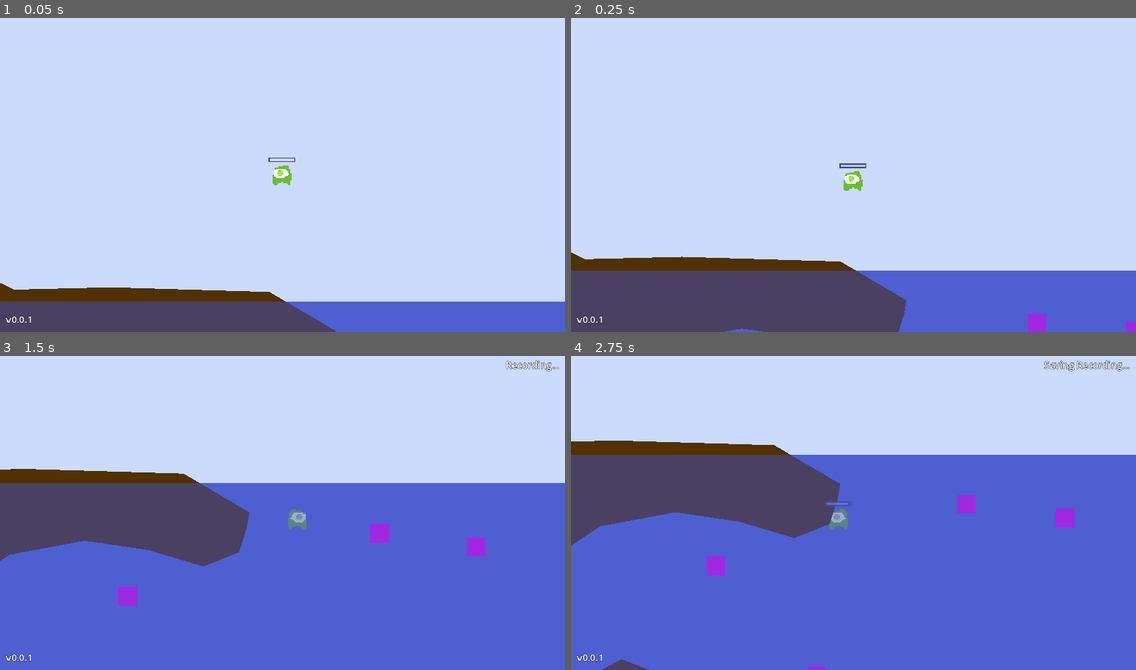
Above: before the commit, frames 1-4 (two rows, left to right).
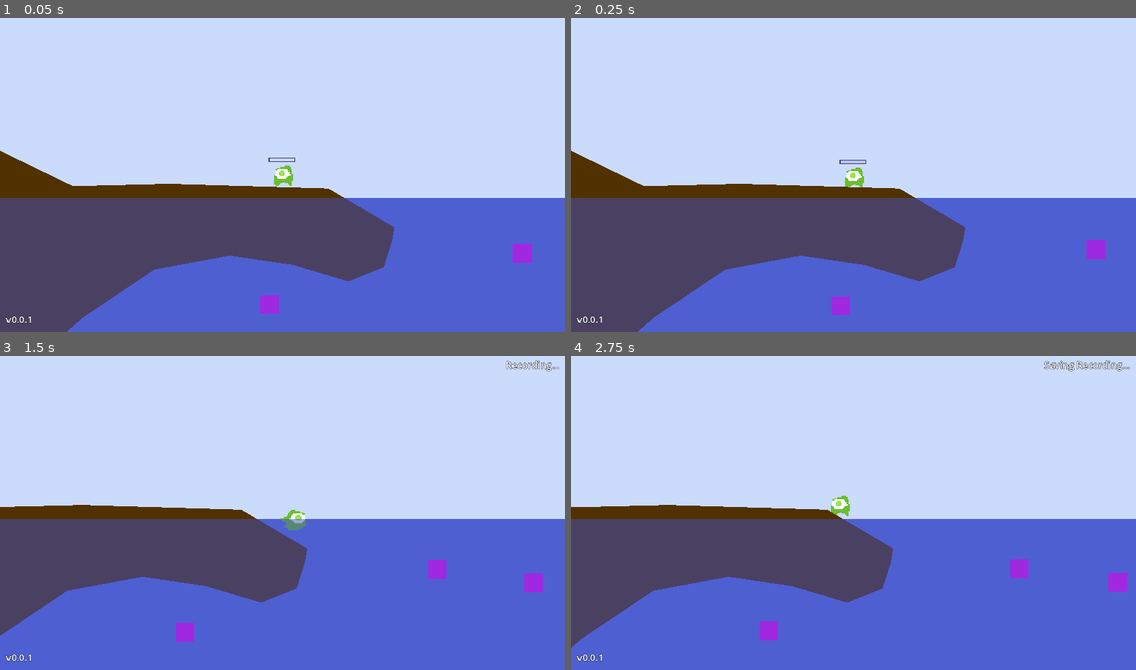
Above: after the commit, the same moments.

Repository: maggardJosh/ld55
Game: Godot game, scene res://main.tscn
Same seed, same stepped clock (60 frames per second), same inputs: the game is played once before the commit and once after it.
Inputs (mouse positions are in pixels of both pictures, inside the frame that each line leads up to):
- Up to frame 1 (0.05 s): no input
- Up to frame 2 (0.25 s): no input
- Up to frame 3 (1.5 s): move the mouse to (406, 494) at 0.52 s; hold D (move_right) 0.53-1.25 s; tap R (Record) at 0.6 s; click (406, 494) at 0.67 s; tap Space (jump) at 0.77 s; drag from (169, 525) to (310, 519) at 1.27 s
- Up to frame 4 (2.75 s): move the mouse to (910, 440) at 2.02 s; hold A (move_left) from 2.03 s (still down); tap R (Record) at 2.1 s

The runs differ from the first frame. In frame 1, 40% of the frame differs, in the area x 0-100%, y 42-100%; in frame 2, 34%; in frame 3, 22%; in frame 4, 35%.

Commit message:
quick swim anim

Diff:
--- a/main.tscn
+++ b/main.tscn
@@ -38,10 +38,10 @@
 [node name="Main" type="Node2D"]
 
 [node name="SpawnPoint" type="Marker2D" parent="."]
-position = Vector2(-124, -36)
+position = Vector2(-124, -22)
 
 [node name="Player" parent="." node_paths=PackedStringArray("spawn_point") instance=ExtResource("1_rotku")]
-position = Vector2(-74, -109)
+position = Vector2(-124, -21)
 spawn_point = NodePath("../SpawnPoint")
 
 [node name="Biomes" type="Node2D" parent="."]
--- a/player.gd
+++ b/player.gd
@@ -2,7 +2,7 @@
 extends CharacterBody2D
 
 @export var spawn_point: Marker2D
-
+@export var swim_rotation_speed: float = 5;
 
 @export_group("Physics")
 @export_subgroup("Air")
@@ -25,12 +25,14 @@
 @onready var sprite: Sprite2D = %Sprite
 @onready var float_component: FloatComponent = $FloatComponent
 @onready var oxygen_component: OxygenComponent = $OxygenComponent
+@onready var animation_player: AnimationPlayer = $AnimationPlayer
 
 
 var gravity = ProjectSettings.get_setting("physics/2d/default_gravity")
 var is_in_water: bool = false
 
 func enter_water():
+	animation_player.play("swim")
 	float_component.set_in_water(true)
 	motion_mode = CharacterBody2D.MOTION_MODE_FLOATING
 	floor_constant_speed = false
@@ -41,6 +43,12 @@
 		velocity.y *= .5
 
 func exit_water():
+	if sprite.scale.x == 1:
+		swim_target_angle = -PI
+		swim_angle = -PI
+	else:
+		swim_target_angle = 0
+		swim_angle = 0
 	float_component.set_in_water(false)
 	motion_mode = CharacterBody2D.MOTION_MODE_GROUNDED
 	floor_constant_speed = true
@@ -56,6 +64,8 @@
 		GameEvents.player_enter_air.emit()
 	oxygen_component.set_is_in_water(not is_in_oxygen)
 
+var swim_angle: float = 0
+var swim_target_angle: float =0
 func _physics_process(delta):
 	GameEvents.add_debug_obj.emit("in_water", is_in_water)
 	GameEvents.add_debug_obj.emit("grounded", is_on_floor())
@@ -67,10 +77,13 @@
 	GameEvents.add_debug_obj.emit("direction_input", direction_input)
 
 	if not is_in_water:
+		sprite.rotation = 0
 		if not is_on_floor():
 			velocity.y += gravity * delta
 			if velocity.y > max_fall_speed:
 				velocity.y = max_fall_speed
+		else:
+			animation_player.play("idle")
 
 		if Input.is_action_just_pressed("jump") and is_on_floor():
 			velocity.y = jump_vel
@@ -86,6 +99,10 @@
 				velocity.x = move_toward(velocity.x, x_input * air_speed, air_accel * delta)
 			else:
 				velocity.x = move_toward(velocity.x, 0, air_friction_speed * delta)
+		if direction_input.x > 0:
+			sprite.scale.x = -1
+		if direction_input.x < 0:
+			sprite.scale.x = 1
 	else:
 
 		var x_input = direction_input.x
@@ -104,11 +121,17 @@
 			velocity.y = move_toward(velocity.y, y_input * water_speed, accel_value * delta)
 		else:
 			velocity.y = move_toward(velocity.y, 0, water_friction_speed * delta)
+		if direction_input:
+			swim_target_angle = direction_input.angle()
+		swim_angle = rotate_toward(swim_angle, swim_target_angle, swim_rotation_speed * delta)
+		GameEvents.add_debug_obj.emit("swim_angle", swim_angle)
+		var is_flipped = Vector2.RIGHT.dot(Vector2.from_angle(swim_angle)) > 0
+		GameEvents.add_debug_obj.emit("is_flipped", is_flipped)
+		sprite.rotation = swim_angle if is_flipped else swim_angle + PI
+		sprite.scale.x = -1 if is_flipped else 1
 
-	if direction_input.x > 0:
-		sprite.flip_h = true
-	if direction_input.x < 0:
-		sprite.flip_h = false
+
+
 	GameEvents.add_debug_obj.emit("disp", sprite.position)
 	GameEvents.add_debug_obj.emit("velocity", velocity)
 	if move_and_slide():
--- /dev/null
+++ b/player.json
@@ -0,0 +1,36 @@
+{ "frames": {
+   "player 0.aseprite": {
+    "frame": { "x": 30, "y": 2, "w": 20, "h": 21 },
+    "rotated": false,
+    "trimmed": true,
+    "spriteSourceSize": { "x": 9, "y": 8, "w": 16, "h": 17 },
+    "sourceSize": { "w": 32, "h": 32 },
+    "duration": 100
+   },
+   "player 1.aseprite": {
+    "frame": { "x": 2, "y": 2, "w": 26, "h": 21 },
+    "rotated": false,
+    "trimmed": true,
+    "spriteSourceSize": { "x": 8, "y": 8, "w": 22, "h": 17 },
+    "sourceSize": { "w": 32, "h": 32 },
+    "duration": 100
+   }
+ },
+ "meta": {
+  "app": "https://www.aseprite.org/",
+  "version": "1.3.6-x64",
+  "image": "player.png",
+  "format": "RGBA8888",
+  "size": { "w": 52, "h": 25 },
+  "scale": "1",
+  "frameTags": [
+   { "name": "idle", "from": 0, "to": 0, "direction": "forward", "color": "#000000ff" },
+   { "name": "swim", "from": 1, "to": 1, "direction": "forward", "color": "#000000ff" }
+  ],
+  "layers": [
+   { "name": "Layer 1", "opacity": 255, "blendMode": "normal" }
+  ],
+  "slices": [
+  ]
+ }
+}
--- a/player.tscn
+++ b/player.tscn
@@ -16,6 +16,66 @@
 
 [sub_resource type="CircleShape2D" id="CircleShape2D_rnvbg"]
 radius = 7.0
+
+[sub_resource type="Animation" id="Animation_woum7"]
+length = 0.1
+tracks/0/type = "value"
+tracks/0/imported = false
+tracks/0/enabled = true
+tracks/0/path = NodePath("Sprite:region_rect")
+tracks/0/interp = 0
+tracks/0/loop_wrap = true
+tracks/0/keys = {
+"times": PackedFloat32Array(0),
+"transitions": PackedFloat32Array(1),
+"update": 0,
+"values": [Rect2(30, 2, 20, 21)]
+}
+tracks/1/type = "value"
+tracks/1/imported = false
+tracks/1/enabled = true
+tracks/1/path = NodePath("Sprite:offset")
+tracks/1/interp = 0
+tracks/1/loop_wrap = true
+tracks/1/keys = {
+"times": PackedFloat32Array(0),
+"transitions": PackedFloat32Array(1),
+"update": 0,
+"values": [Vector2(1, 0.5)]
+}
+
+[sub_resource type="Animation" id="Animation_vou52"]
+length = 0.1
+tracks/0/type = "value"
+tracks/0/imported = false
+tracks/0/enabled = true
+tracks/0/path = NodePath("Sprite:region_rect")
+tracks/0/interp = 0
+tracks/0/loop_wrap = true
+tracks/0/keys = {
+"times": PackedFloat32Array(0),
+"transitions": PackedFloat32Array(1),
+"update": 0,
+"values": [Rect2(2, 2, 26, 21)]
+}
+tracks/1/type = "value"
+tracks/1/imported = false
+tracks/1/enabled = true
+tracks/1/path = NodePath("Sprite:offset")
+tracks/1/interp = 0
+tracks/1/loop_wrap = true
+tracks/1/keys = {
+"times": PackedFloat32Array(0),
+"transitions": PackedFloat32Array(1),
+"update": 0,
+"values": [Vector2(3, 0.5)]
+}
+
+[sub_resource type="AnimationLibrary" id="AnimationLibrary_781fc"]
+_data = {
+"idle": SubResource("Animation_woum7"),
+"swim": SubResource("Animation_vou52")
+}
 
 [node name="Player" type="CharacterBody2D"]
 position = Vector2(-112, -37)
@@ -59,6 +119,9 @@
 [node name="Sprite" type="Sprite2D" parent="."]
 unique_name_in_owner = true
 texture = ExtResource("2_7u1va")
+offset = Vector2(1, 0.5)
+region_enabled = true
+region_rect = Rect2(30, 2, 20, 21)
 
 [node name="CollisionShape2D" type="CollisionShape2D" parent="."]
 position = Vector2(0, 1.5)
@@ -76,3 +139,8 @@
 
 [node name="FloatComponent" parent="." node_paths=PackedStringArray("float_target") instance=ExtResource("3_a6bku")]
 float_target = NodePath("../Sprite")
+
+[node name="AnimationPlayer" type="AnimationPlayer" parent="."]
+libraries = {
+"": SubResource("AnimationLibrary_781fc")
+}
--- a/project.godot
+++ b/project.godot
@@ -26,6 +26,10 @@
 window/size/viewport_width=960
 window/size/viewport_height=540
 window/stretch/mode="canvas_items"
+
+[editor_plugins]
+
+enabled=PackedStringArray("res://addons/aseprite_importer/plugin.cfg")
 
 [gui]
 
Not shown, added: addons/aseprite_importer/classes/AsepriteImportData.gd
Not shown, added: addons/aseprite_importer/classes/AsepriteImporter.gd
Not shown, added: addons/aseprite_importer/classes/EditorTheme.gd
Not shown, added: addons/aseprite_importer/interface/Main.gd
Not shown, added: addons/aseprite_importer/interface/Main.tscn
Binary file added: addons/aseprite_importer/interface/icons/dark_icon.png
Not shown, added: addons/aseprite_importer/interface/icons/dark_icon.png.import
Binary file added: addons/aseprite_importer/interface/icons/light_icon.png
Not shown, added: addons/aseprite_importer/interface/icons/light_icon.png.import
Not shown, added: addons/aseprite_importer/interface/import_menu/JSONImportMenu.gd
Not shown, added: addons/aseprite_importer/interface/import_menu/JSONImportMenu.tscn
Not shown, added: addons/aseprite_importer/interface/import_menu/SelectAnimationPlayerMenu.gd
(and 27 more such lines)
